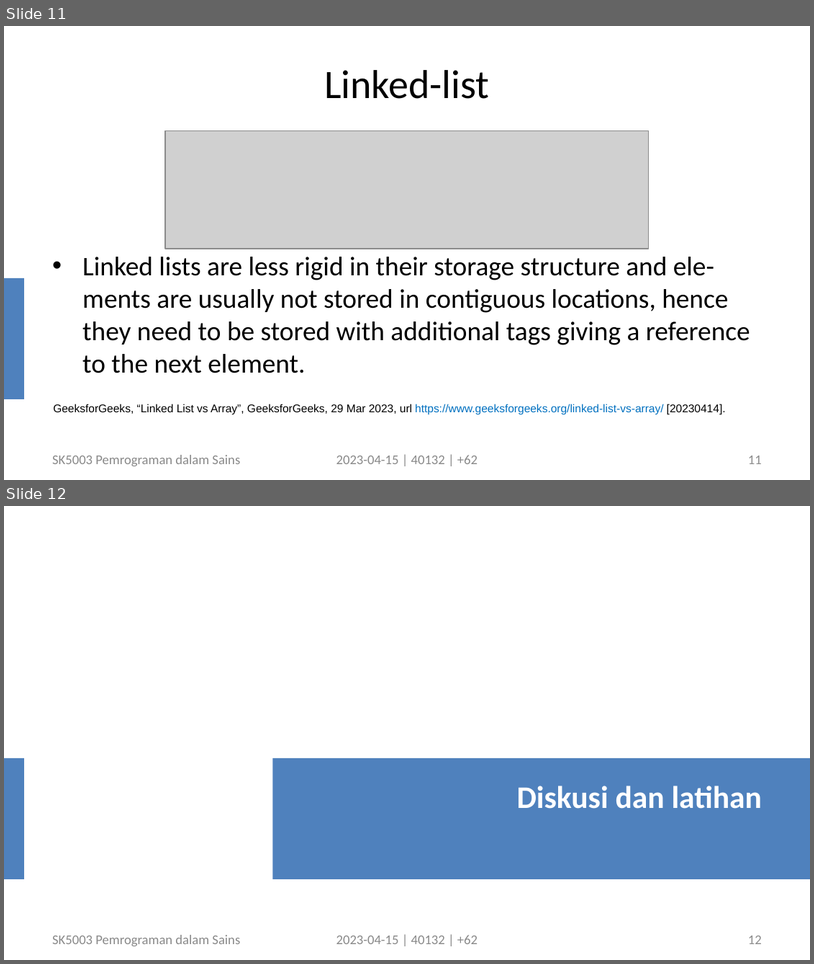
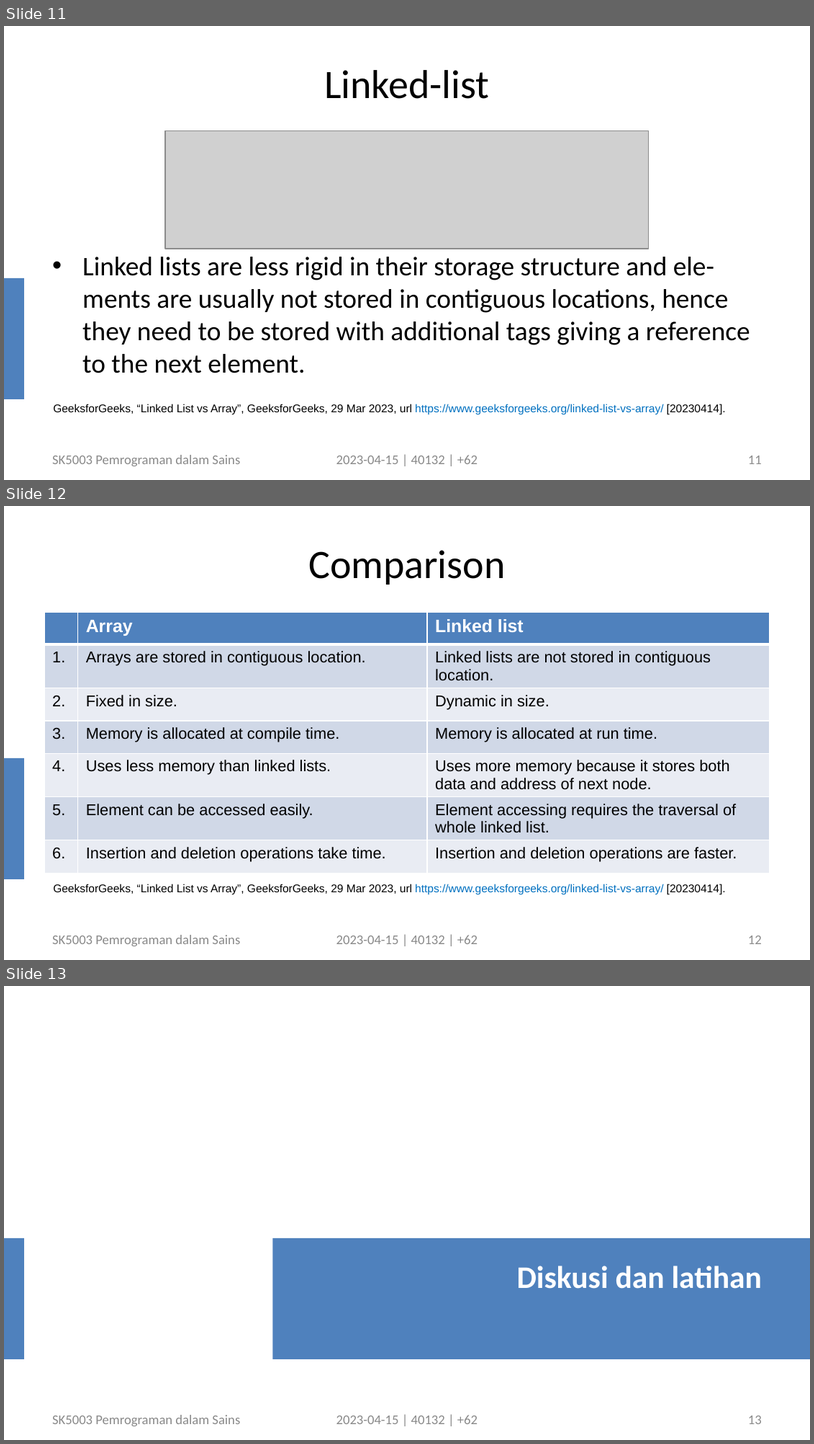
Before and after one commit to dudung/sk5003-02-2022-2, a slide deck: note/06/sk5003_w06_linkedlist_20230415_v1.pptx. Shown one above the other, each under a label of ours: slides 11 and 12 before the commit, slides 11, 12 and 13 after it. The pictures are 814x964 and 814x1444 pixels, drawn with LibreOffice and Linux fonts; fonts in the diff are those of the drawing; grey boxes stand for pictures. Boxes give left, top, right and bottom in pixels: in the first picture for what was removed or moved away, otherwise in the second. Text is boxed around its words. In the diff, an @@ line names an element or a change of style, - is before the commit and + after.

Commit message:
new, update, pause nach house

```diff
--- a/note/06/sk5003_w06_linkedlist_20230415_v1.pptx
+++ b/note/06/sk5003_w06_linkedlist_20230415_v1.pptx
@@ slide 12 added at [4,506,810,960], background #FFFFFF; not listed: 1 template element that a slide beside it also shows @@
@@ title added at [309,550,505,584], 36 pt, text #000000 @@
+Comparison
@@ table added at [44,612,770,867], 7 rows, 3 columns @@
+ | Array | Linked list
+1. | Arrays are stored in contiguous location. | Linked lists are not stored in contiguous location.
+2. | Fixed in size. | Dynamic in size.
+3. | Memory is allocated at compile time. | Memory is allocated at run time.
+4. | Uses less memory than linked lists. | Uses more memory because it stores both data and address of next node.
+5. | Element can be accessed easily. | Element accessing requires the traversal of whole linked list.
+6. | Insertion and deletion operations take time. | Insertion and deletion operations are faster.
@@ text added at [53,883,726,894], 10 pt, text #000000 @@
+GeeksforGeeks, “Linked List vs Array”, GeeksforGeeks, 29 Mar 2023, url https://www.geeksforgeeks.org/linked-list-vs-array/ [20230414].
@@ text added at [52,934,240,946], 12 pt, text #898989 @@
+SK5003 Pemrograman dalam Sains
@@ text added at [337,934,478,944], 12 pt, text #898989 @@
+2023-04-15 | 40132 | +62
@@ page number added at [748,935,762,944], 12 pt, text #8C8C8C @@
+12
@@ what was slide 12 is now slide 13 @@
@@ page number at [748,1415,762,1424]: text changed @@
-12
+13
```
